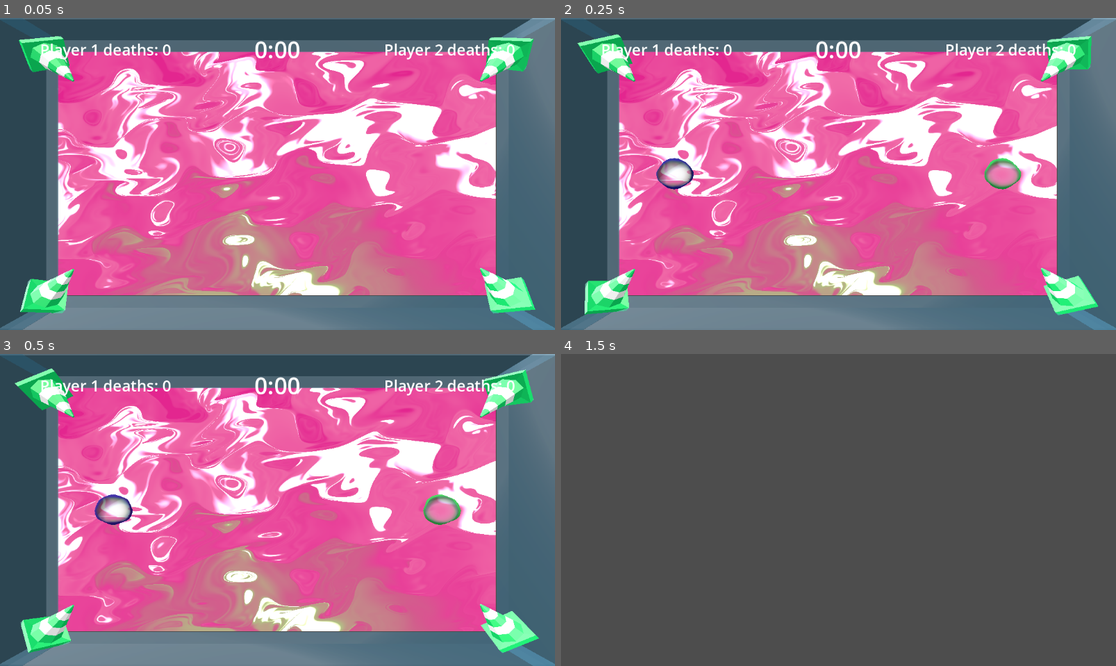
Above: before the commit, frames 1-4 (two rows, left to right).
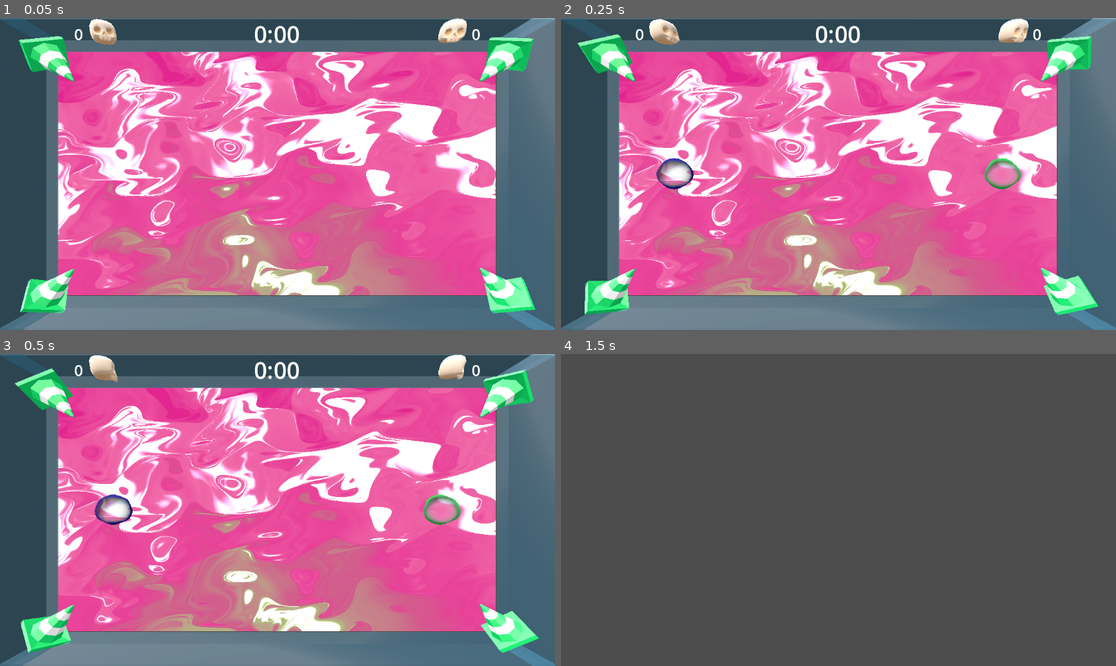
Above: after the commit, the same moments.

Repository: Ultimo-Momento-Responsable/GGJ2025
Game: Godot game, scene res://scenes/viewport.tscn
The game is run twice, just before and just after one commit, with the same random seed, the same clock (stepped at 60 frames per second) and the same inputs.
Inputs:
- Up to frame 1 (0.05 s): no input
- Up to frame 2 (0.25 s): no input
- Up to frame 3 (0.5 s): no input
- Up to frame 4 (1.5 s): tap Enter at 1.25 s

The runs differ from the first frame. In frame 1, 1.8% of the frame differs, in the area x 7-93%, y 0-14%; in frame 2, 1.9%; in frame 3, 1.8%; in frame 4, nothing differs.

Commit message:
skulls on score

Diff:
--- a/scenes/game_objects/bubbleBoost.tscn
+++ b/scenes/game_objects/bubbleBoost.tscn
@@ -1,4 +1,3 @@
-[gd_scene load_steps=7 format=3 uid="uid://cbbfpmap5ulof"]
 [gd_scene load_steps=7 format=3 uid="uid://cndcrfwk8px4f"]
 
 [ext_resource type="Script" path="res://scripts/bubble_boost.gd" id="1_culfq"]
--- a/scenes/viewport.tscn
+++ b/scenes/viewport.tscn
@@ -1,8 +1,10 @@
-[gd_scene load_steps=6 format=3 uid="uid://c0grj3cr75qod"]
+[gd_scene load_steps=8 format=3 uid="uid://c0grj3cr75qod"]
 
 [ext_resource type="Shader" path="res://control.gdshader" id="1_mm5tg"]
 [ext_resource type="PackedScene" uid="uid://b0ka3t3j4dwb1" path="res://scenes/arena_base.tscn" id="2_bxpo0"]
 [ext_resource type="Script" path="res://scripts/timer.gd" id="3_r1s8l"]
+[ext_resource type="PackedScene" uid="uid://77byt22648ao" path="res://Assets/3d_models/skull/skull.fbx" id="4_fyv8p"]
+[ext_resource type="Script" path="res://scripts/skull.gd" id="5_vw0fs"]
 
 [sub_resource type="ShaderMaterial" id="ShaderMaterial_uirju"]
 shader = ExtResource("1_mm5tg")
@@ -69,17 +71,16 @@
 layout_mode = 1
 anchors_preset = 10
 anchor_right = 1.0
-offset_left = 83.0
-offset_top = 32.0
-offset_right = -83.0
-offset_bottom = 87.0
+offset_left = 154.0
+offset_right = -155.0
+offset_bottom = 67.0
 grow_horizontal = 2
 
 [node name="Player1Deaths" type="Label" parent="Scorebar"]
 layout_mode = 2
 size_flags_horizontal = 2
 theme_override_font_sizes/font_size = 32
-text = "Player 1 deaths: 0"
+text = "0 "
 
 [node name="Timer" type="Label" parent="Scorebar"]
 layout_mode = 2
@@ -92,4 +93,12 @@
 layout_mode = 2
 size_flags_horizontal = 10
 theme_override_font_sizes/font_size = 32
-text = "Player 2 deaths: 0"
+text = "0"
+
+[node name="SkullPlayer1" parent="Scorebar" instance=ExtResource("4_fyv8p")]
+transform = Transform3D(1.29065, -0.161202, 0.747146, 0.259481, 1.47159, -0.130734, -0.718946, 0.241735, 1.29409, -11.0027, 8.31213, 2.13778)
+script = ExtResource("5_vw0fs")
+
+[node name="SkullPlayer2" parent="Scorebar" instance=ExtResource("4_fyv8p")]
+transform = Transform3D(1.31998, -0.00511681, -0.712479, -0.247441, 1.40331, -0.468502, 0.668151, 0.529807, 1.23405, 11.003, 8.312, 2.138)
+script = ExtResource("5_vw0fs")
--- a/scripts/bubble.gd
+++ b/scripts/bubble.gd
@@ -33,8 +33,6 @@
 	$AudioStreamPlayer2D.play()
 
 func _ready() -> void:
-	# get_tree().get_root().get_node("/root/Control/SubViewportContainer/SubViewport/Player" + player + "Deaths").text = str(deaths)
-	get_tree().get_root().get_node("/root/Control/Scorebar/Player" + player + "Deaths").text = "Player " + str(player) + " deaths: " + str(deaths)
 	# Set color according to which type of bubble I am
 	var my_material = get_node("MeshInstance3D").get_mesh().get_material()
 	if name == "Player1":
@@ -117,7 +115,7 @@
 		playSound(deathSound)
 		dying_state = true
 		deaths += 1
-		get_tree().get_root().get_node("/root/Control/Scorebar/Player" + player + "Deaths").text = "Player " + str(player) + " deaths: " + str(deaths)
+		get_tree().get_root().get_node("/root/Control/Scorebar/Player" + player + "Deaths").text = str(deaths)
 		$MeshInstance3D.visible = false
 		$GPUParticles3D.restart()
 		$GPUParticles3D2.restart()
--- /dev/null
+++ b/scripts/skull.gd
@@ -0,0 +1,11 @@
+extends Node3D
+
+
+# Called when the node enters the scene tree for the first time.
+func _ready() -> void:
+	pass # Replace with function body.
+
+
+# Called every frame. 'delta' is the elapsed time since the previous frame.
+func _process(delta: float) -> void:
+	rotate_object_local(Vector3(0, 1, 0), 180 * delta * deg_to_rad(1))
Binary file added: Assets/3d_models/skull/skull.fbx
Binary file added: Assets/3d_models/skull/skull_0.png
Not shown: 1 places in scenes/game_objects/spike_ball.tscn that only renumber resources
Not shown: 1 places in scenes/game_objects/sword.tscn that only renumber resources
